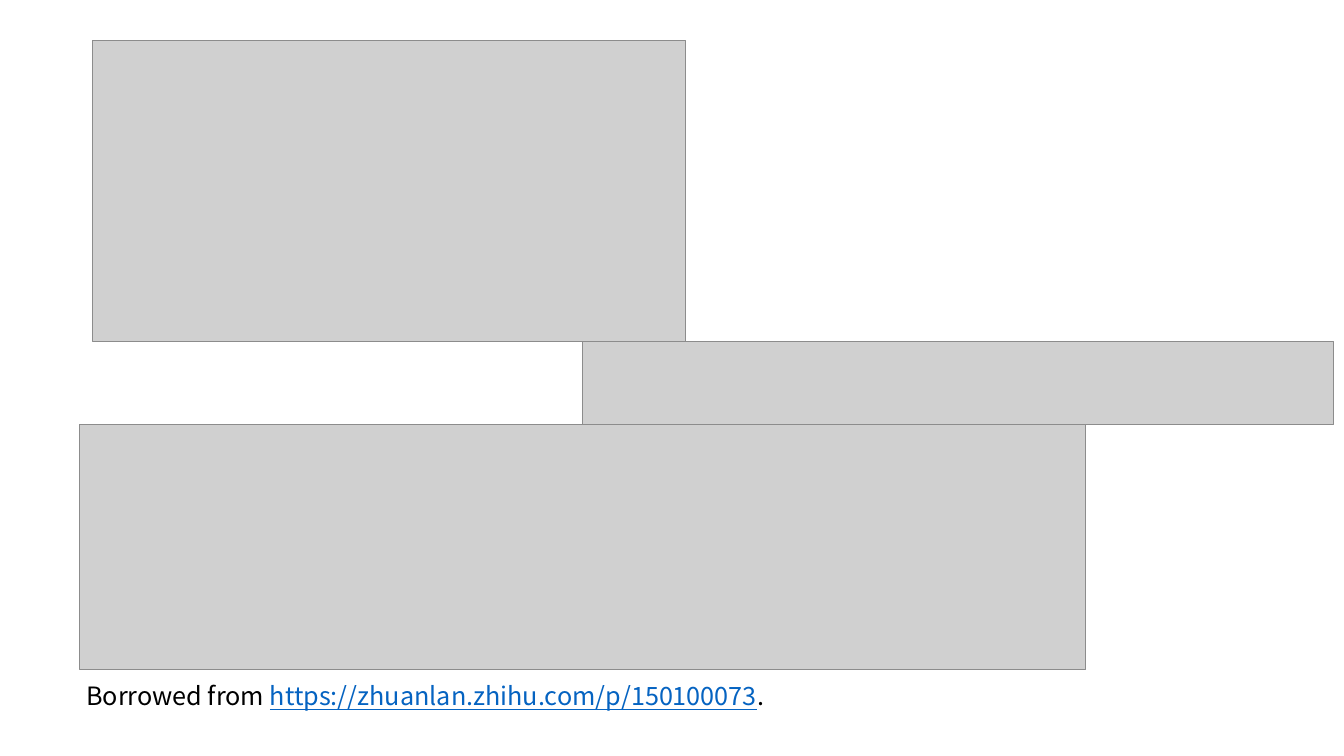
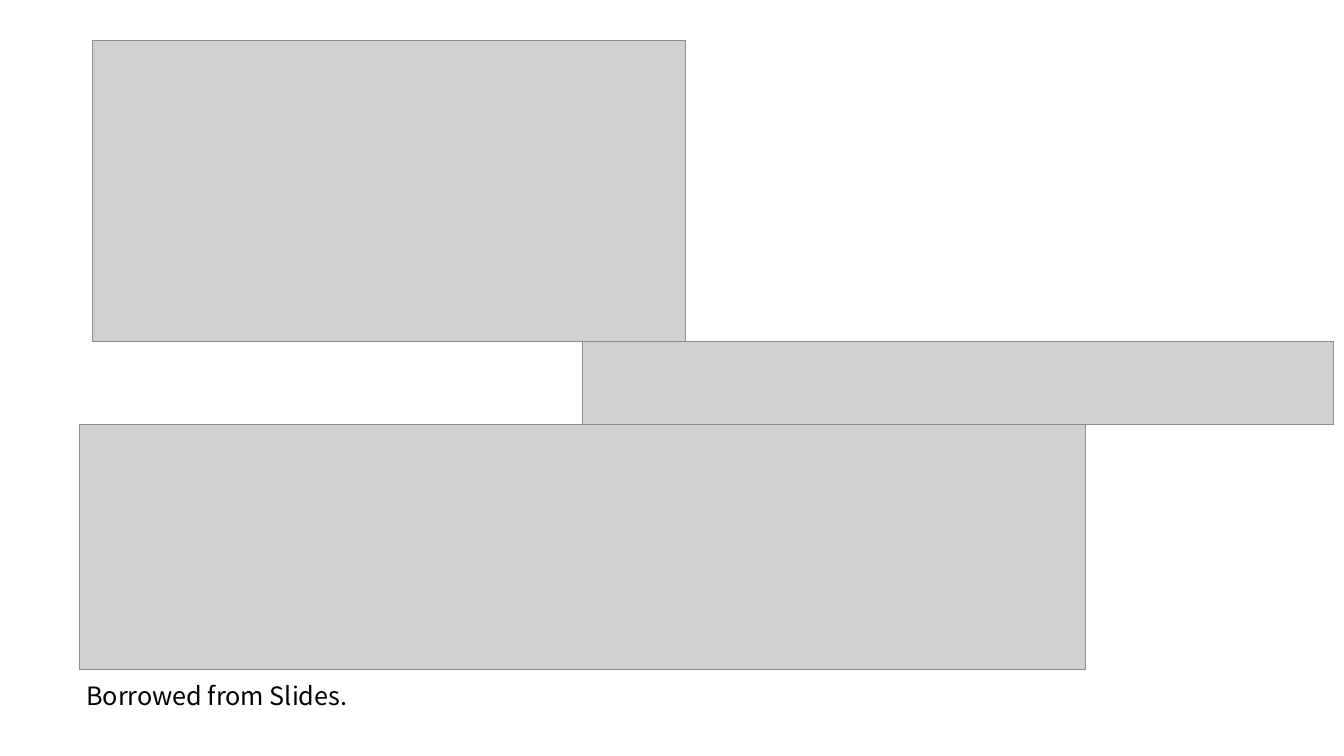
Before and after one commit to KrWriter/ics-recap, a slide deck: slide 5 of malloclab/final.pptx. Drawn at 1344x756 pixels with LibreOffice and Linux fonts; fonts in the diff are those of the drawing; grey boxes stand for pictures. Boxes give left, top, right and bottom in pixels: in the first picture for what was removed or moved away, otherwise in the second. Text is boxed around its words. In the diff, an @@ line names an element or a change of style, - is before the commit and + after.

```diff
--- a/malloclab/final.pptx
+++ b/malloclab/final.pptx
@@ text at [86, 684, 347, 706]: text changed; text colour #0563C1 to #000000 @@
-Borrowed from https://zhuanlan.zhihu.com/p/150100073.
+Borrowed from Slides.
```
Also in this commit, not shown: 4 other slides changed, 4 slides added.
